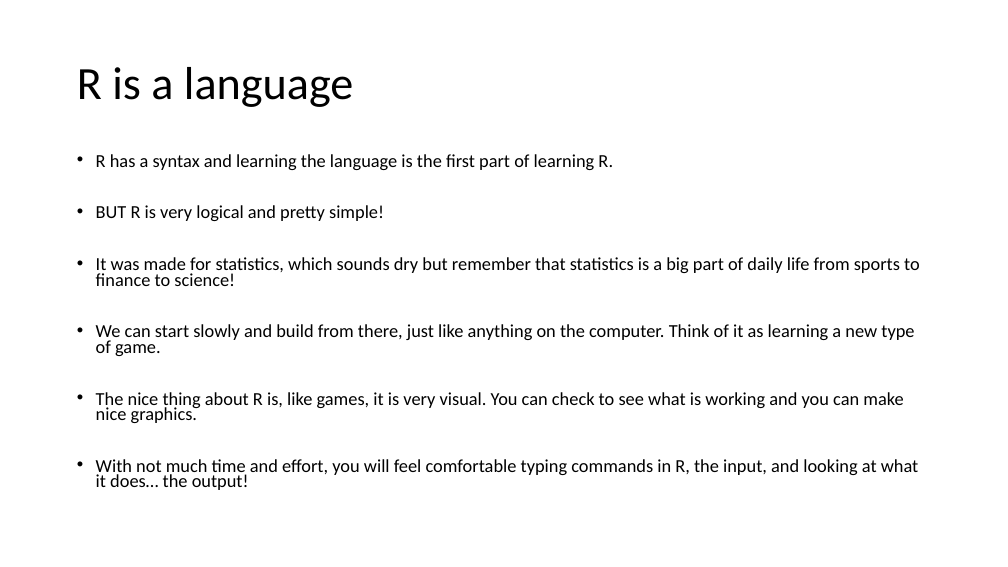
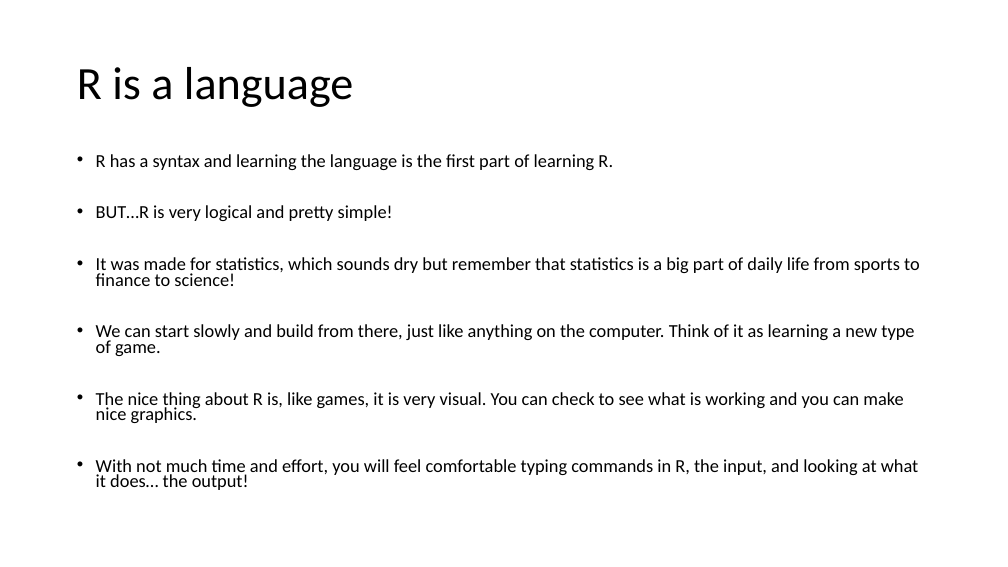
Before and after one commit to paleomammals/biodata_shortcourse, a slide deck: slide 4 of paleomammals_ShortCourse_repaired.pptx (slide 3 before the commit). Drawn at 1008x567 pixels with LibreOffice and Linux fonts; fonts in the diff are those of the drawing. Boxes give left, top, right and bottom in pixels: in the first picture for what was removed or moved away, otherwise in the second. Text is boxed around its words. In the diff, an @@ line names an element or a change of style, - is before the commit and + after.

```diff
--- a/paleomammals_ShortCourse_repaired.pptx
+++ b/paleomammals_ShortCourse_repaired.pptx
@@ text at bbox=[96, 205, 393, 221]: text changed @@
-• BUT R is very logical and pretty simple!
+• BUT…R is very logical and pretty simple!
```
Also in this commit, not shown: 13 other slides changed, 1 slide added, 2 slides removed, 8 other files.
